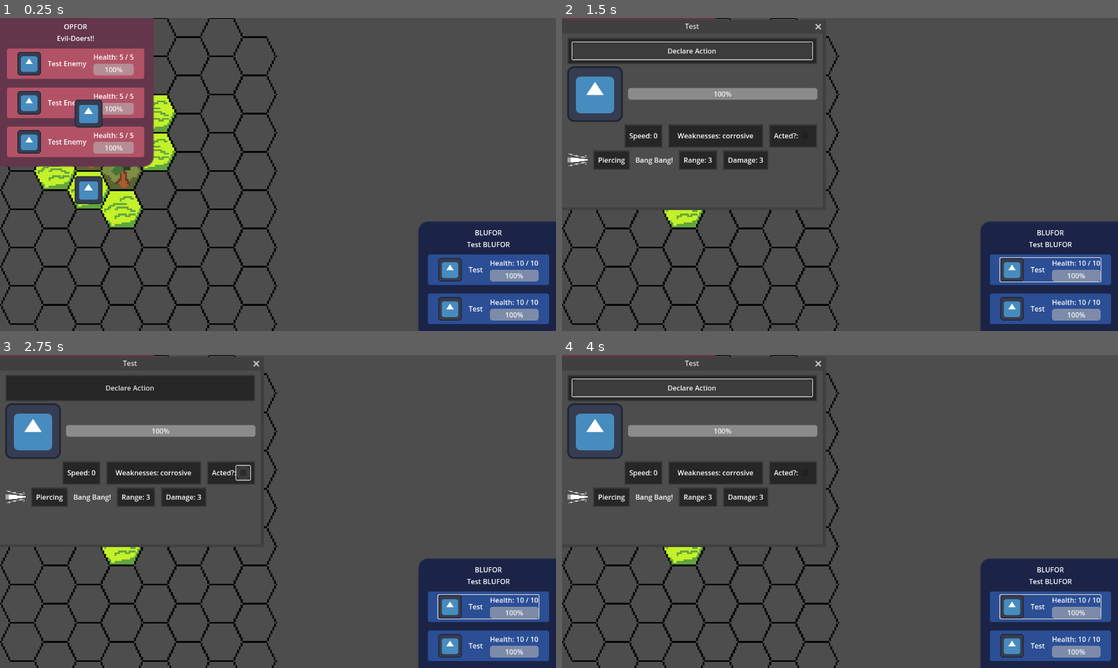
Above: before the commit, frames 1-4 (two rows, left to right).
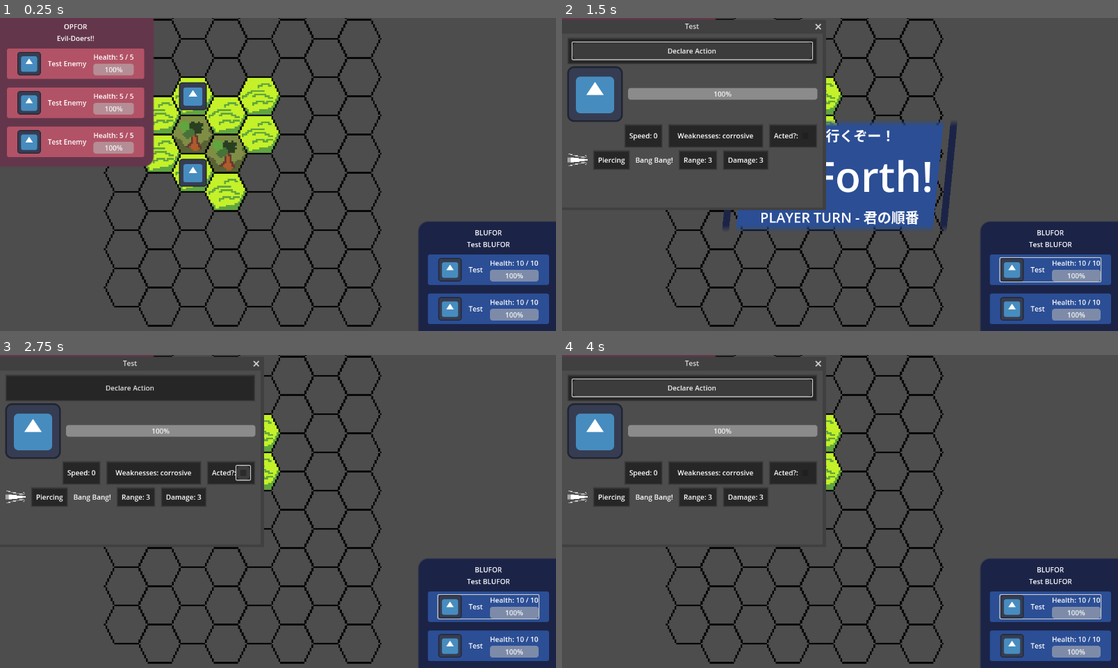
Above: after the commit, the same moments.

Repository: ScootsChan/susumeba-futatsu
Game: Godot game, scene res://scenes/combat_tiles.tscn
The game is run twice, just before and just after one commit, with the same random seed, the same clock (stepped at 60 frames per second) and the same inputs. The project has no main scene, so this scene is started directly. The engine's default icon, where the game draws it, is replaced by a stand-in: a white triangle on a blue panel in a dark square.
Inputs (mouse positions are in pixels of both pictures, inside the frame that each line leads up to):
- Up to frame 1 (0.25 s): no input
- Up to frame 2 (1.5 s): click (1051, 268) at 0.52 s; click "Declare Action" at 1.25 s
- Up to frame 3 (2.75 s): click (244, 473) at 2 s
- Up to frame 4 (4 s): click (1051, 605) at 2.77 s; click "Declare Action" at 3.5 s

The runs differ from the first frame. In frame 1, 14% of the frame differs, in the area x 0-83%, y 0-100%; in frame 2, 13%; in frame 3, 5.6%; in frame 4, 5.6%.

Commit message:
zoom + pan, main ui functional on combat tiles screen

Diff:
--- a/project.godot
+++ b/project.godot
@@ -32,6 +32,23 @@
 "events": [Object(InputEventMouseButton,"resource_local_to_scene":false,"resource_name":"","device":-1,"window_id":0,"a …(253 unchanged characters)…
 ]
 }
+scroll_up={
+"deadzone": 0.2,
+"events": [Object(InputEventMouseButton,"resource_local_to_scene":false,"resource_name":"","device":-1,"window_id":0,"alt_pressed":false,"shift_pressed":false,"ctrl_pressed":false,"meta_pressed":false,"button_mask":0,"position":Vector2(0, 0),"global_position":Vector2(0, 0),"factor":1.0,"button_index":4,"canceled":false,"pressed":false,"double_click":false,"script":null)
+]
+}
+scroll_down={
+"deadzone": 0.2,
+"events": [Object(InputEventMouseButton,"resource_local_to_scene":false,"resource_name":"","device":-1,"window_id":0,"alt_pressed":false,"shift_pressed":false,"ctrl_pressed":false,"meta_pressed":false,"button_mask":0,"position":Vector2(0, 0),"global_position":Vector2(0, 0),"factor":1.0,"button_index":5,"canceled":false,"pressed":false,"double_click":false,"script":null)
+]
+}
+pan={
+"deadzone": 0.2,
+"events": [Object(InputEventKey,"resource_local_to_scene":false,"resource_name":"","device":-1,"window_id":0,"alt_pressed":false,"shift_pressed":false,"ctrl_pressed":false,"meta_pressed":false,"pressed":false,"keycode":0,"physical_keycode":32,"key_label":0,"unicode":32,"location":0,"echo":false,"script":null)
+, Object(InputEventMouseButton,"resource_local_to_scene":false,"resource_name":"","device":-1,"window_id":0,"alt_pressed":false,"shift_pressed":false,"ctrl_pressed":false,"meta_pressed":false,"button_mask":0,"position":Vector2(0, 0),"global_position":Vector2(0, 0),"factor":1.0,"button_index":8,"canceled":false,"pressed":false,"double_click":false,"script":null)
+, Object(InputEventMouseButton,"resource_local_to_scene":false,"resource_name":"","device":-1,"window_id":0,"alt_pressed":false,"shift_pressed":false,"ctrl_pressed":false,"meta_pressed":false,"button_mask":0,"position":Vector2(0, 0),"global_position":Vector2(0, 0),"factor":1.0,"button_index":9,"canceled":false,"pressed":false,"double_click":false,"script":null)
+]
+}
 
 [rendering]
 
--- a/scenes/combat_tiles.tscn
+++ b/scenes/combat_tiles.tscn
@@ -1,7 +1,8 @@
-[gd_scene load_steps=6 format=3 uid="uid://kd8mdi67fcjp"]
+[gd_scene load_steps=7 format=3 uid="uid://kd8mdi67fcjp"]
 
 [ext_resource type="Texture2D" uid="uid://cqdrv50bg1w2i" path="res://susumeba-futatsu-spritesheet.png" id="1_dfbfx"]
 [ext_resource type="Script" uid="uid://cgxb7p5pgvf8s" path="res://scripts/combat_tiles.gd" id="2_3mvoa"]
+[ext_resource type="Script" uid="uid://b7or8jsptkg7j" path="res://scripts/camera_2d.gd" id="3_gvqa4"]
 [ext_resource type="PackedScene" uid="uid://6evq1w52p54j" path="res://scenes/main_ui.tscn" id="3_twcmv"]
 
 [sub_resource type="TileSetAtlasSource" id="TileSetAtlasSource_rcv67"]
@@ -22,6 +23,16 @@
 tile_set = SubResource("TileSet_14opu")
 script = ExtResource("2_3mvoa")
 
-[node name="main_ui" parent="." instance=ExtResource("3_twcmv")]
-offset_right = 1280.0
-offset_bottom = 720.0
+[node name="Camera2D" type="Camera2D" parent="."]
+script = ExtResource("3_gvqa4")
+
+[node name="CanvasLayer" type="CanvasLayer" parent="Camera2D"]
+offset = Vector2(640, 360)
+transform = Transform2D(1, 0, 0, 1, 640, 360)
+
+[node name="main_ui" parent="Camera2D/CanvasLayer" instance=ExtResource("3_twcmv")]
+custom_minimum_size = Vector2(1280, 720)
+offset_left = -640.0
+offset_top = -360.0
+offset_right = -640.0
+offset_bottom = -360.0
--- a/scenes/main_ui.tscn
+++ b/scenes/main_ui.tscn
@@ -21,13 +21,14 @@
 PlayerPanel/base_type = &"PanelContainer"
 PlayerPanel/styles/panel = ExtResource("1_4f8mo")
 
-[node name="main_ui" type="Control"]
-layout_mode = 3
+[node name="main_ui" type="ReferenceRect"]
 anchors_preset = 15
 anchor_right = 1.0
 anchor_bottom = 1.0
 grow_horizontal = 2
 grow_vertical = 2
+size_flags_horizontal = 3
+size_flags_vertical = 3
 theme = SubResource("Theme_j5wdv")
 script = ExtResource("1_djvmp")
 
@@ -38,8 +39,8 @@
 anchor_top = 1.0
 anchor_right = 1.0
 anchor_bottom = 1.0
-offset_left = -87.0
-offset_top = -47.0
+offset_left = -159.0
+offset_top = -74.0
 grow_horizontal = 0
 grow_vertical = 0
 theme_type_variation = &"PlayerPanel"
@@ -58,9 +59,8 @@
 horizontal_alignment = 1
 
 [node name="EnemyBox" type="PanelContainer" parent="."]
-layout_mode = 0
-offset_right = 40.0
-offset_bottom = 40.0
+offset_right = 159.0
+offset_bottom = 74.0
 theme_type_variation = &"EnemyPanel"
 
 [node name="EnemyVBox" type="VBoxContainer" parent="EnemyBox"]
--- /dev/null
+++ b/scripts/camera_2d.gd
@@ -0,0 +1,12 @@
+extends Camera2D
+
+func _input(event):
+	if Input.is_action_pressed("scroll_up"):
+		zoom.x = clamp(zoom.x+0.1, 0.8, 1.8)
+		zoom.y = clamp(zoom.y+0.1, 0.8, 1.8)
+	elif Input.is_action_pressed("scroll_down"):
+		zoom.x = clamp(zoom.x-0.1, 0.8, 1.8)
+		zoom.y = clamp(zoom.y-0.1, 0.8, 1.8)
+	if event is InputEventMouseMotion:
+		if Input.is_action_pressed("pan"):
+			position -= event.relative*zoom*0.5
--- a/scripts/combat_tiles.gd
+++ b/scripts/combat_tiles.gd
@@ -3,15 +3,24 @@
 const TEST_MAP = preload("res://data/maps/test_map.tres")
 const CHARACTER = preload("res://scenes/character.tscn")
 const CHAR_TICKER = preload("res://scenes/char_ticker.tscn")
-@onready var main_ui: Control = $main_ui
+@onready var cam: Camera2D = $Camera2D
+@onready var main_ui: Control = $Camera2D/CanvasLayer/main_ui
 
+const GO_FORTH = preload("res://scenes/go_forth_box.tscn")
+const PREPARE_THYSELF = preload("res://scenes/prepare_thyself.tscn")
+const TEST_BLUFOR = preload("res://data/teams/test_BLUFOR.tres")
 # Called when the node enters the scene tree for the first time.
 func _ready() -> void:
 	load_map_data(TEST_MAP)
+	player_turn(TEST_BLUFOR)
 
 # Called every frame. 'delta' is the elapsed time since the previous frame.
 func _process(delta: float) -> void:
 	pass
+
+func player_turn(player_data: TeamData):
+	var dont_look_back = GO_FORTH.instantiate()
+	main_ui.add_child(dont_look_back)
 
 func load_map_data(data:MapData):
 	for n in data.tile_data.size():
@@ -27,6 +36,7 @@
 		for y in data.map_size:
 			if get_cell_tile_data(Vector2i(x,y)) == null:
 				set_cell(Vector2i(x,y),0,Vector2i(2,0))
+	cam.position = Vector2i(data.map_size*Main.HEX_DISTANCE*0.5,data.map_size*Main.HEX_DISTANCE*0.5)
 
 func load_battle_data(player_data: TeamData, enemy_data: TeamData):
 	for n in player_data.lineup.size():
Not shown, added: scripts/camera_2d.gd.uid
